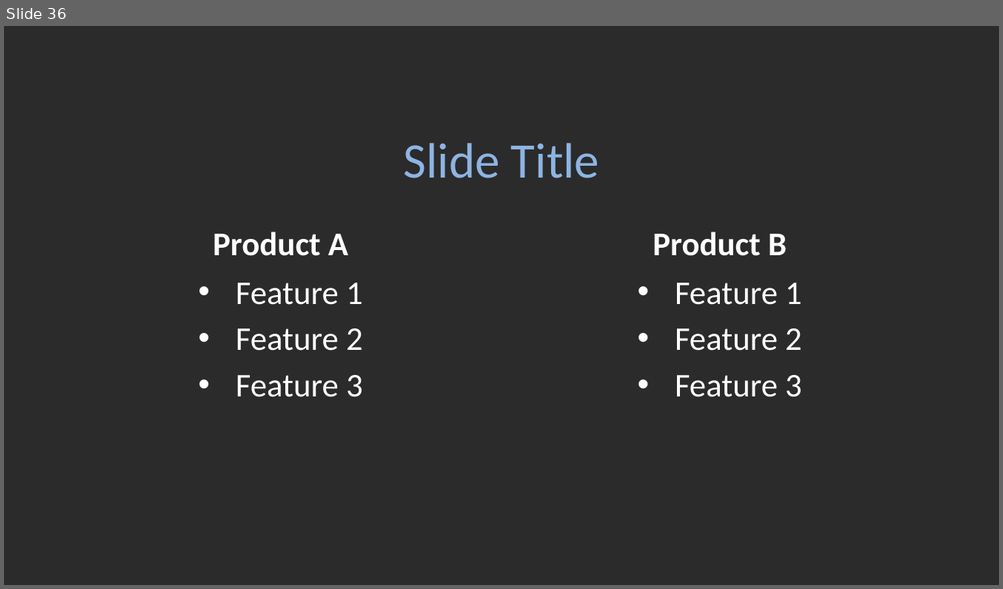
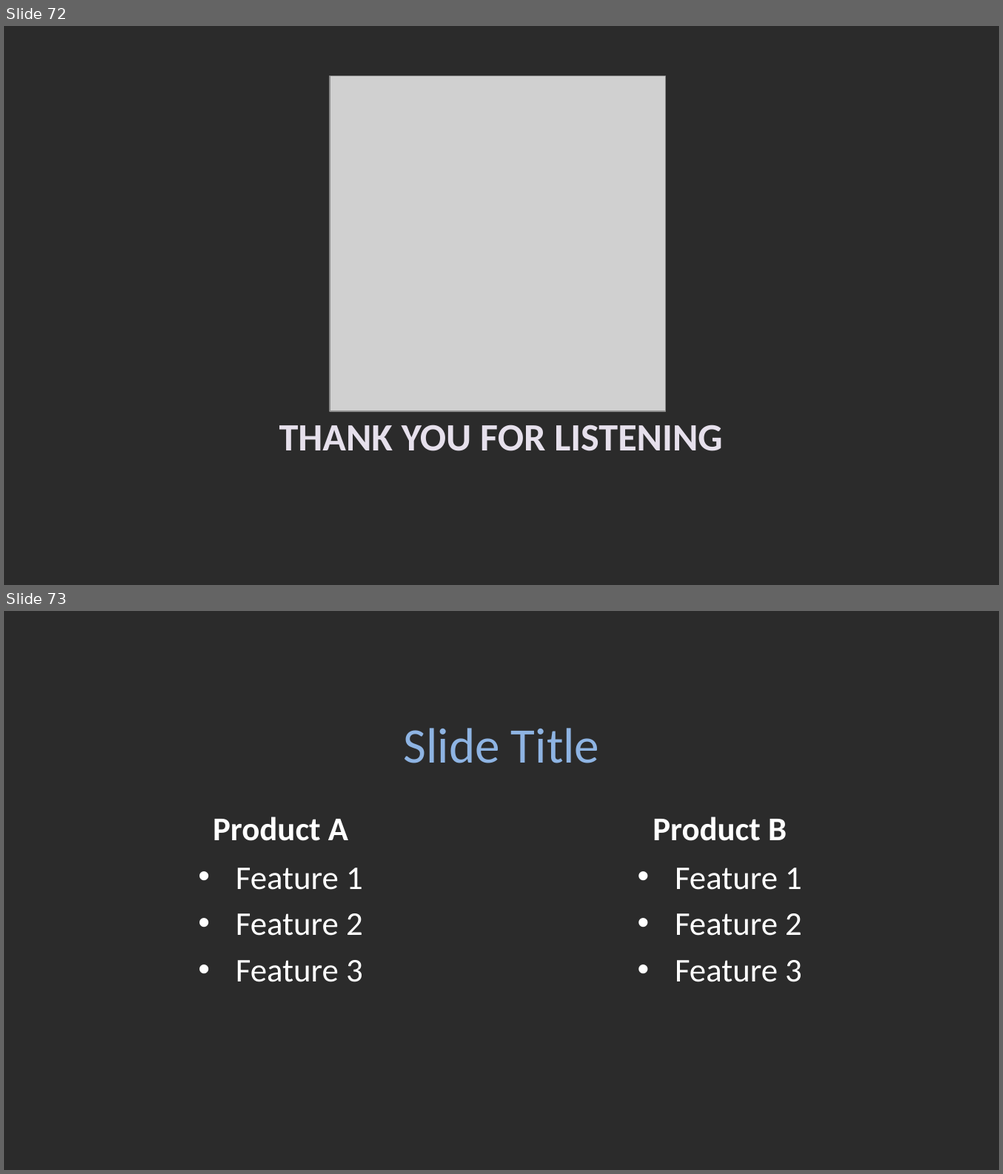
Before and after one commit to viettungvuong/Seminar, a slide deck: Seminar.pptx. Shown one above the other, each under a label of ours: slide 36 before the commit, slides 72 and 73 after it. The pictures are 1003x589 and 1003x1174 pixels, drawn with LibreOffice and Linux fonts; fonts in the diff are those of the drawing; grey boxes stand for pictures; background and template pictures are left out; a plain dark background stands for a picture behind light text. Boxes give left, top, right and bottom in pixels: in the first picture for what was removed or moved away, otherwise in the second. Text is boxed around its words. In the diff, an @@ line names an element or a change of style, - is before the commit and + after.

```diff
--- a/Seminar.pptx
+++ b/Seminar.pptx
@@ slide 72 added at box(4, 26, 999, 585), background picture (left out) @@
@@ picture added at box(329, 76, 666, 412) @@
@@ title added at box(279, 425, 722, 452), 28 pt, text #E6E0EC, bold @@
+THANK YOU FOR LISTENING
@@ what was slide 36 is now slide 73 @@
```
Also in this commit, not shown: 1 slide changed, 36 other slides added, 1 slide removed, 1 other file.
